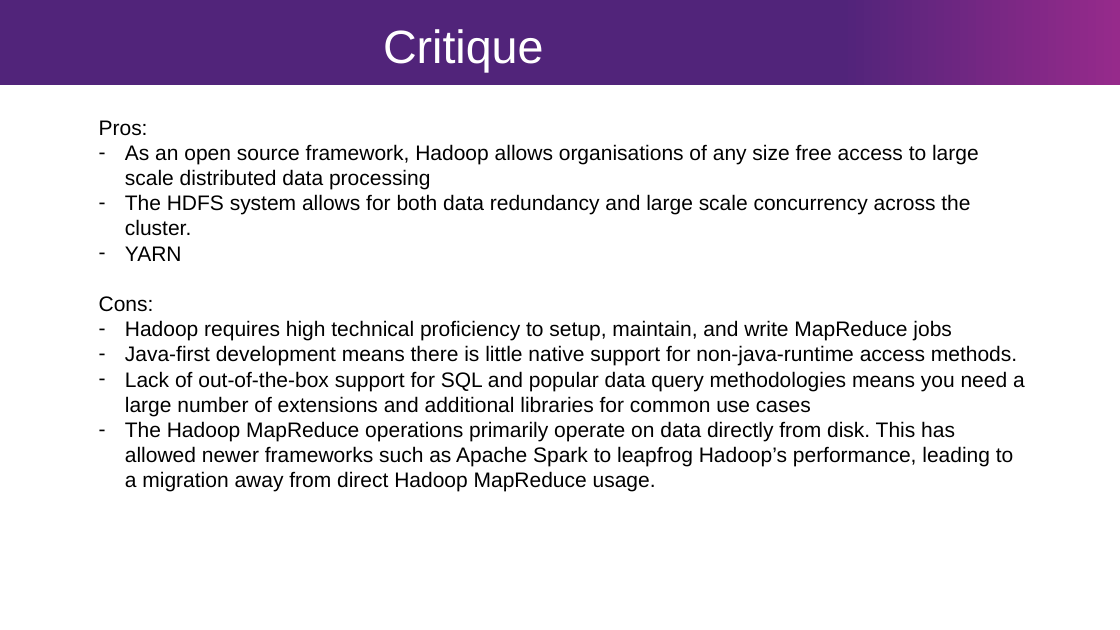
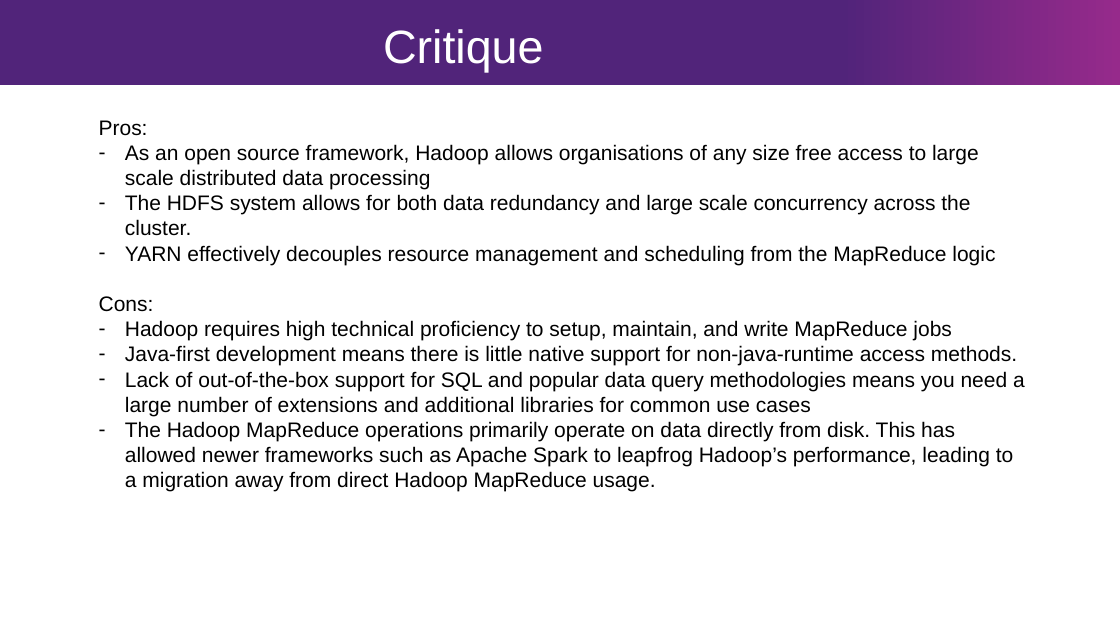
Before and after one commit to bhq12/hadoop-architecture-notes, a slide deck: slide 13 of hadoop-architecture-brook-queree.pptx. Drawn at 1120x630 pixels with LibreOffice and Linux fonts; fonts in the diff are those of the drawing; background and template pictures are left out. Boxes give left, top, right and bottom in pixels: in the first picture for what was removed or moved away, otherwise in the second. Text is boxed around its words. In the diff, an @@ line names an element or a change of style, - is before the commit and + after.

Commit message:
Quick update

```diff
--- a/hadoop-architecture-brook-queree.pptx
+++ b/hadoop-architecture-brook-queree.pptx
@@ text at [125,245,995,265]: text changed @@
-– YARN
+– YARN effectively decouples resource management and scheduling from the MapReduce logic
```
